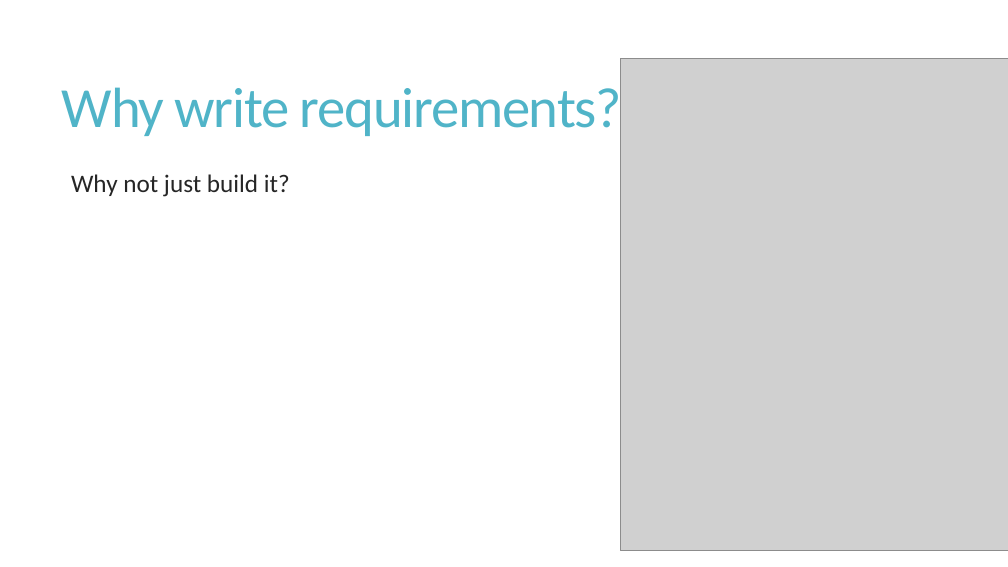
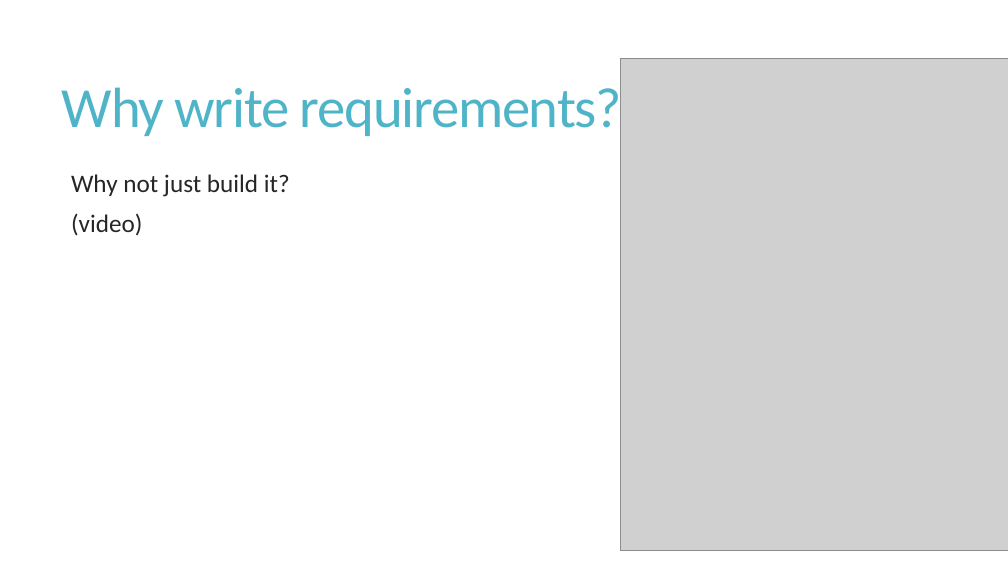
Before and after one commit to shabbir-hussain/ecse321tutorials, a slide deck: slide 2 of 02-requirementsSpecification.pptx. Drawn at 1008x567 pixels with LibreOffice and Linux fonts; fonts in the diff are those of the drawing; grey boxes stand for pictures. Boxes give left, top, right and bottom in pixels: in the first picture for what was removed or moved away, otherwise in the second. Text is boxed around its words. In the diff, an @@ line names an element or a change of style, - is before the commit and + after.

```diff
--- a/02-requirementsSpecification.pptx
+++ b/02-requirementsSpecification.pptx
@@ text at [71,213,142,236]: paragraph added @@
+  (video)
```
Also in this commit, not shown: 1 other slide changed.
